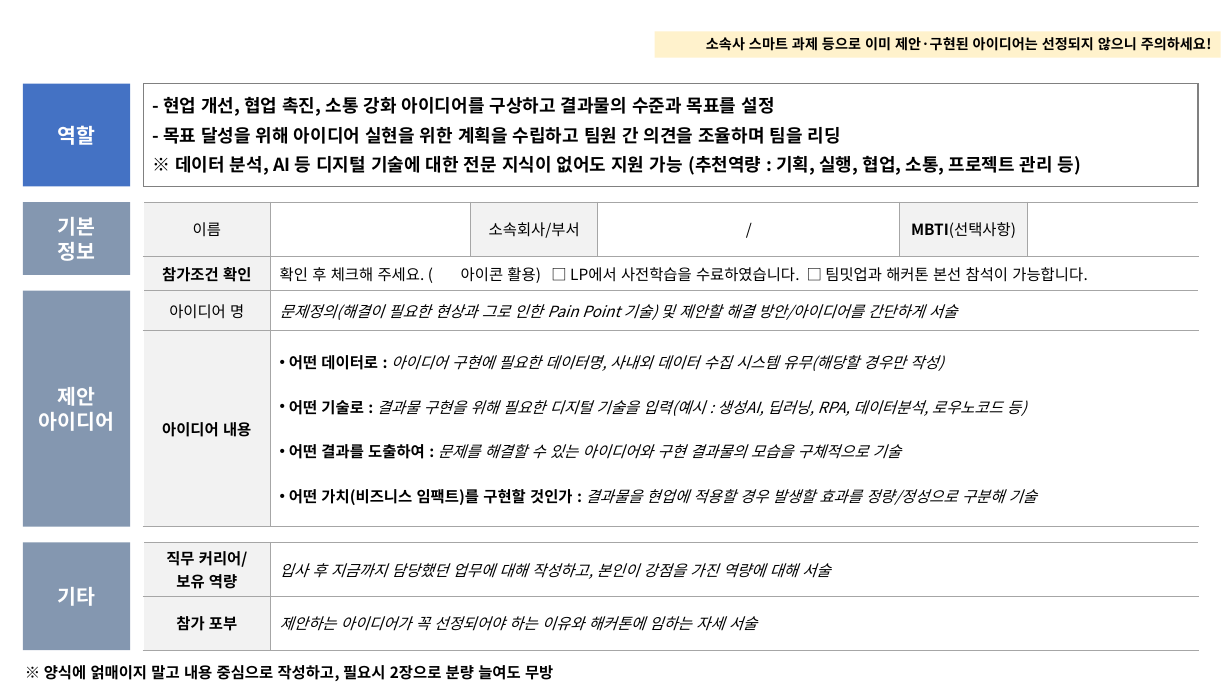
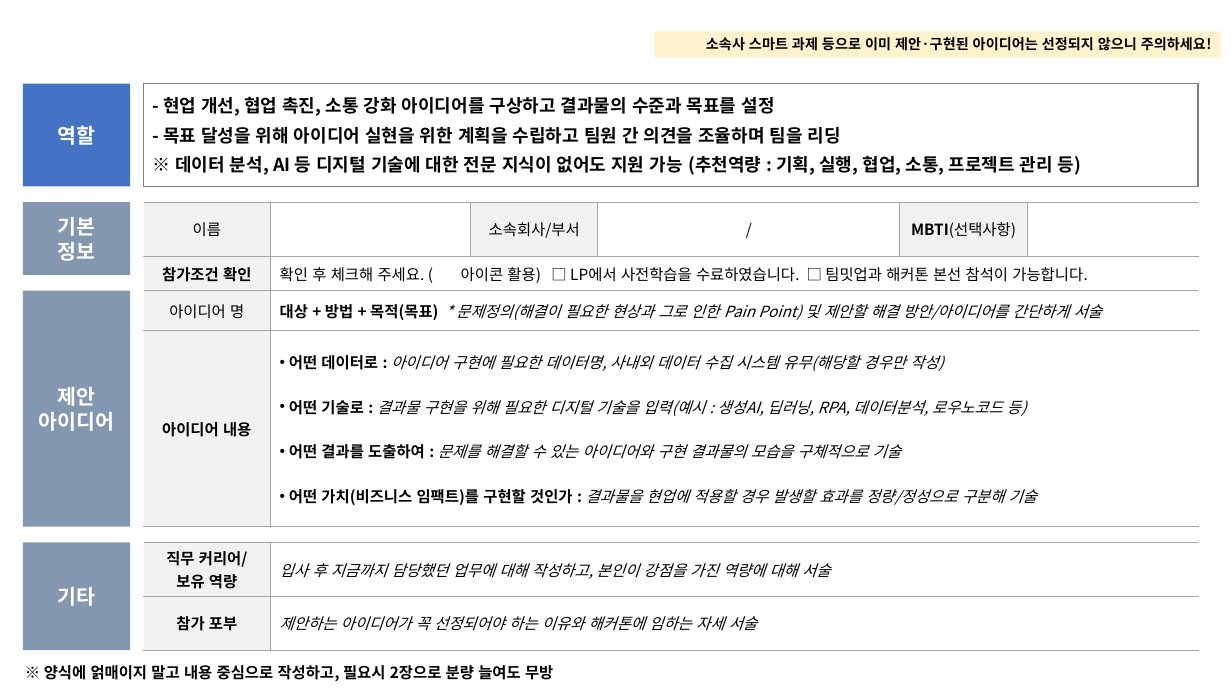
Before and after one commit to hrdkdh/wxhackathon, a slide deck: slide 1 of Dreamer.pptx. Drawn at 1232x693 pixels with LibreOffice and Linux fonts; fonts in the diff are those of the drawing; background and template pictures are left out. Boxes give left, top, right and bottom in pixels: in the first picture for what was removed or moved away, otherwise in the second. Text is boxed around its words. In the diff, an @@ line names an element or a change of style, - is before the commit and + after.

```diff
--- a/Dreamer.pptx
+++ b/Dreamer.pptx
@@ table at box(143, 291, 1199, 528) @@
-row 1, column 2: 문제정의(해결이 필요한 현상과 그로 인한 Pain Point 기술) 및 제안할 해결 방안/아이디어를 간단하게 서술
+row 1, column 2: 대상 + 방법 + 목적(목표) * 문제정의(해결이 필요한 현상과 그로 인한 Pain Point) 및 제안할 해결 방안/아이디어를 간단하게 서술
```
